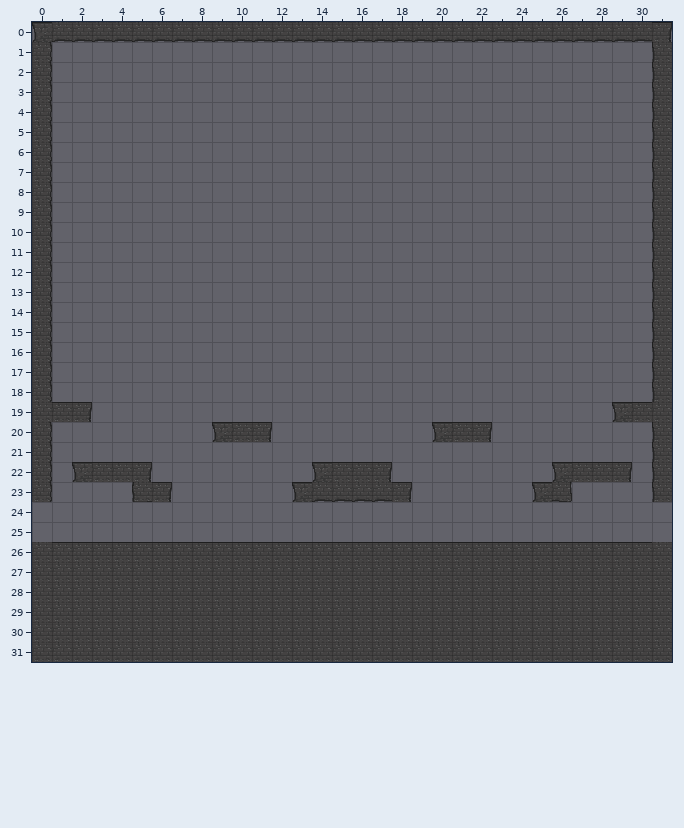
Level history. Tiled map: data/maps/noliictu.tmx. Above, as it was before the edit.
Cells are 32x32 px. Shown: x 0..31, y 0..31.
And afterwards:
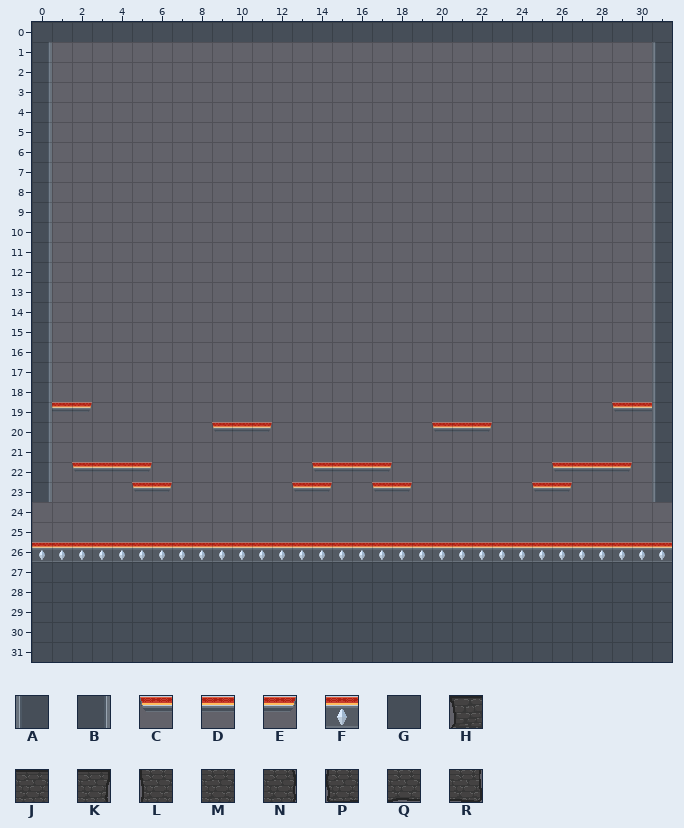
Key: from "castle": A 14, B 15, C 37, D 38, E 39, F 40, G 48; from "timeweavertileset": H 0, J 1, K 2, L 3, M 4, N 5, P 6, Q 7, R 8.
_ is an empty cell, . an unchanged one.
Change:
--- layer "ground"
@@ x 0..31 @@
- 0 HQQQQQQQQQQQQQQQQQQQQQQQQQQQQQQK
- 1 N..............................L
- 2 N..............................L
- 3 N..............................L
- 4 N..............................L
- 5 N..............................L
- 6 N..............................L
- 7 N..............................L
- 8 N..............................L
- 9 N..............................L
-10 N..............................L
-11 N..............................L
-12 N..............................L
-13 N..............................L
-14 N..............................L
-15 N..............................L
-16 N..............................L
-17 N..............................L
-18 N..............................L
-19 MJK..........................HJM
-20 N........HJK........HJK........L
-21 N..............................L
-22 N.HJJK........HJJK........HJJK.L
-23 N....PK......HQQQQK......HR....L
+ 0 GGGGGGGGGGGGGGGGGGGGGGGGGGGGGGGG
+ 1 B..............................A
+ 2 B..............................A
+ 3 B..............................A
+ 4 B..............................A
+ 5 B..............................A
+ 6 B..............................A
+ 7 B..............................A
+ 8 B..............................A
+ 9 B..............................A
+10 B..............................A
+11 B..............................A
+12 B..............................A
+13 B..............................A
+14 B..............................A
+15 B..............................A
+16 B..............................A
+17 B..............................A
+18 B..............................A
+19 BDE..........................CDA
+20 B........CDE........CDE........A
+21 B..............................A
+22 B.CDDE........CDDE........CDDE.A
+23 B....CE......CE__CE......CE....A
@@ x 0..31 @@
-26 MJJJJJJJJJJJJJJJJJJJJJJJJJJJJJJM
-27 MMMMMMMMMMMMMMMMMMMMMMMMMMMMMMMM
-28 MMMMMMMMMMMMMMMMMMMMMMMMMMMMMMMM
-29 MMMMMMMMMMMMMMMMMMMMMMMMMMMMMMMM
-30 MMMMMMMMMMMMMMMMMMMMMMMMMMMMMMMM
-31 MMMMMMMMMMMMMMMMMMMMMMMMMMMMMMMM
+26 FFFFFFFFFFFFFFFFFFFFFFFFFFFFFFFF
+27 GGGGGGGGGGGGGGGGGGGGGGGGGGGGGGGG
+28 GGGGGGGGGGGGGGGGGGGGGGGGGGGGGGGG
+29 GGGGGGGGGGGGGGGGGGGGGGGGGGGGGGGG
+30 GGGGGGGGGGGGGGGGGGGGGGGGGGGGGGGG
+31 GGGGGGGGGGGGGGGGGGGGGGGGGGGGGGGG
